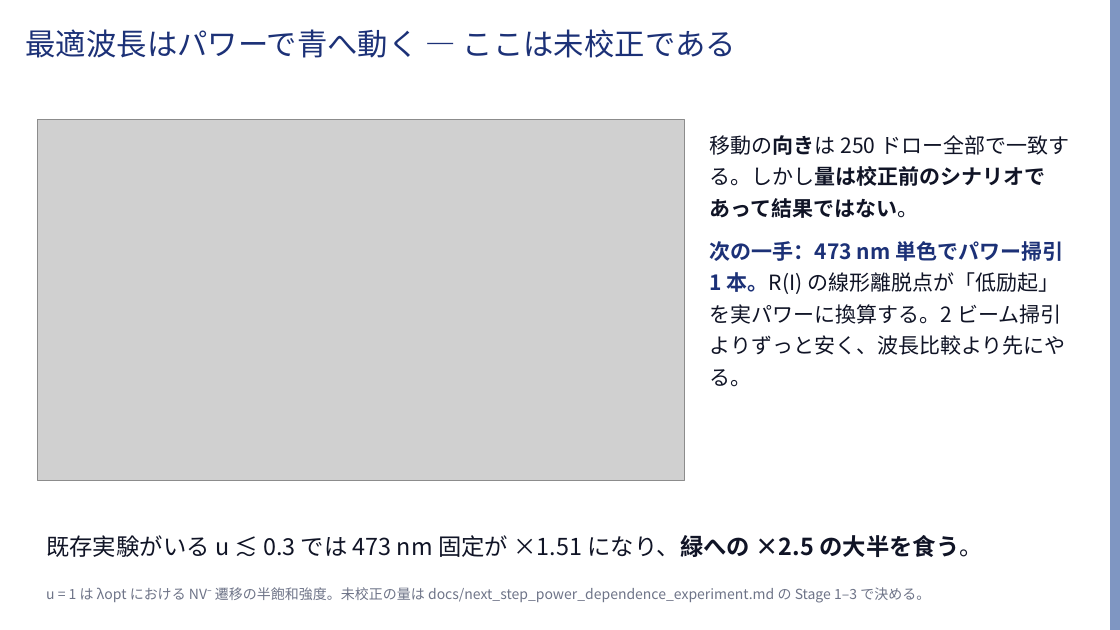
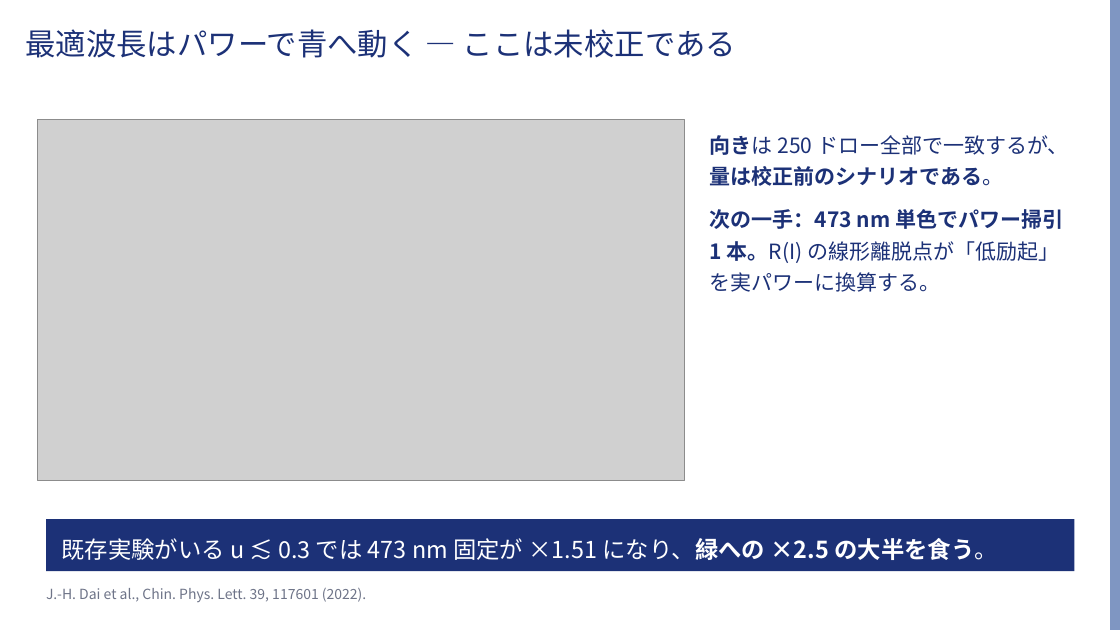
Before and after one commit to Risei412/ultra-high-pressure-ODMR, a slide deck: slide 8 of slides/odmr_473nm_talk.pptx. Drawn at 1120x630 pixels with LibreOffice and Linux fonts; fonts in the diff are those of the drawing; grey boxes stand for pictures; background and template pictures are left out. Boxes give left, top, right and bottom in pixels: in the first picture for what was removed or moved away, otherwise in the second. Text is boxed around its words. In the diff, an @@ line names an element or a change of style, - is before the commit and + after.

```diff
--- a/slides/odmr_473nm_talk.pptx
+++ b/slides/odmr_473nm_talk.pptx
@@ text at bbox=[710, 135, 1069, 292]: text changed; text colour #101426 to #1C3177 @@
-移動の向きは 250 ドロー全部で一致する。しかし量は校正前のシナリオであって結果ではない。
-次の一手：473 nm 単色でパワー掃引 1 本。R(I) の線形離脱点が「低励起」を実パワーに換算する。2 ビーム掃引よりずっと安く、波長比較より先にやる。
+向きは 250 ドロー全部で一致するが、量は校正前のシナリオである。
+次の一手：473 nm 単色でパワー掃引 1 本。R(I) の線形離脱点が「低励起」を実パワーに換算する。
@@ rectangle "既存実験がいる u ≲ 0.3 では ...": place and size @@
-rectangle "既存実験がいる u ≲ 0.3 では ..." at bbox=[46, 535, 983, 557]
+rectangle "既存実験がいる u ≲ 0.3 では ..." at bbox=[46, 519, 1075, 571]
@@ rectangle "既存実験がいる u ≲ 0.3 では ..." at bbox=[46, 519, 1075, 571]: text colour #101426 to #FFFFFF; vertical alignment top to middle; fill none to #1C3177 @@
@@ text at bbox=[46, 588, 366, 602]: text changed @@
-u = 1 は λopt における NV⁻ 遷移の半飽和強度。未校正の量は docs/next_step_power_dependence_experiment.md の Stage 1–3 で決める。
+J.-H. Dai et al., Chin. Phys. Lett. 39, 117601 (2022).
```
Also in this commit, not shown: 7 other slides changed, 8 other files.
